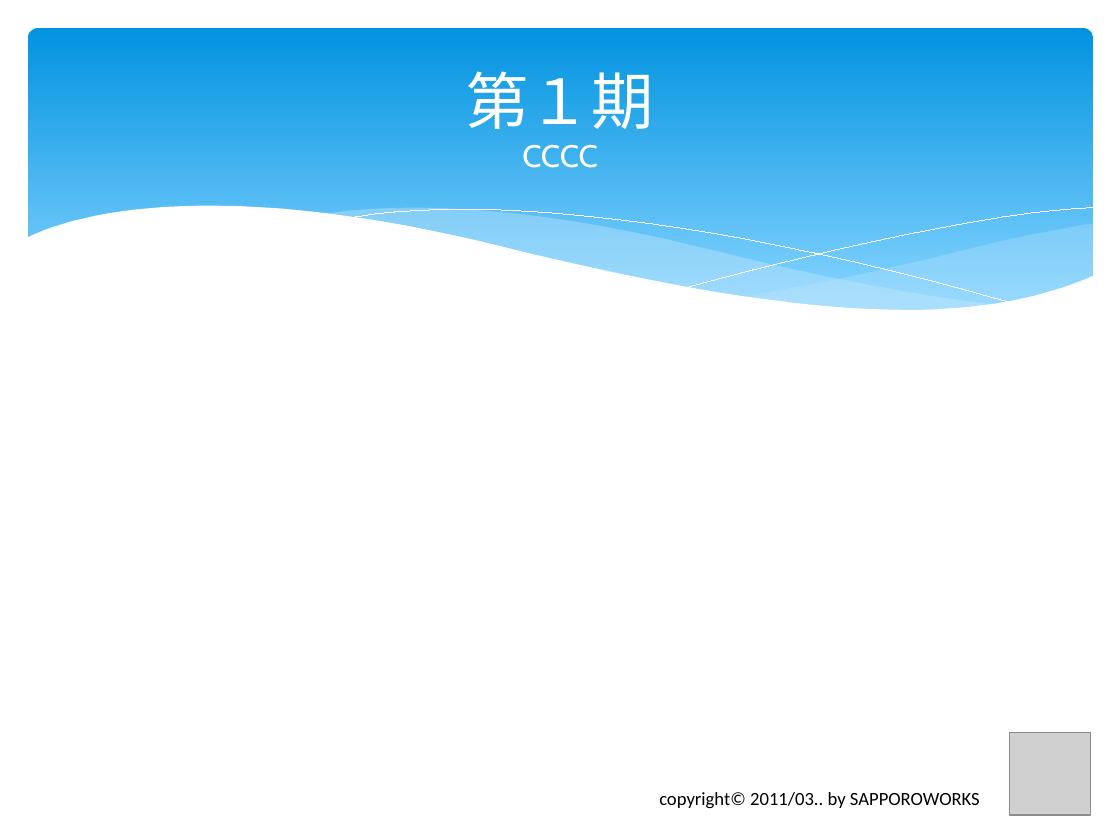
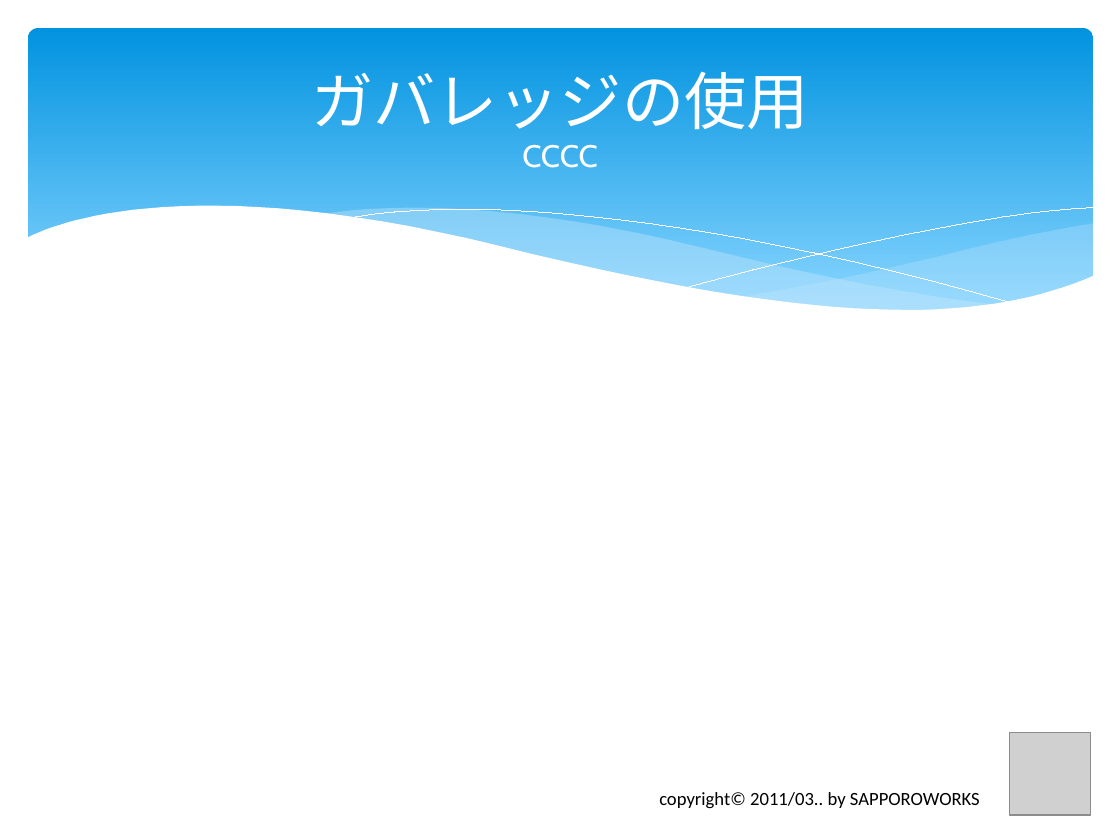
Before and after one commit to furuya02/clrh78, a slide deck: slide 42 of C# から Java へのプログラム移植で体験したTDDの効果は？.pptx (slide 46 before the commit). Drawn at 1120x840 pixels with LibreOffice and Linux fonts; fonts in the diff are those of the drawing; grey boxes stand for pictures. Boxes give left, top, right and bottom in pixels: in the first picture for what was removed or moved away, otherwise in the second. Text is boxed around its words. In the diff, an @@ line names an element or a change of style, - is before the commit and + after.

```diff
--- a/C# から Java へのプログラム移植で体験したTDDの効果は？.pptx
+++ b/C# から Java へのプログラム移植で体験したTDDの効果は？.pptx
@@ title at [311,72,808,168]: text changed; size 20 to 40 pt @@
-第１期
-CCCC
+ガバレッジの使用
+CCCC
```
Also in this commit, not shown: 11 other slides changed, 23 slides added.
